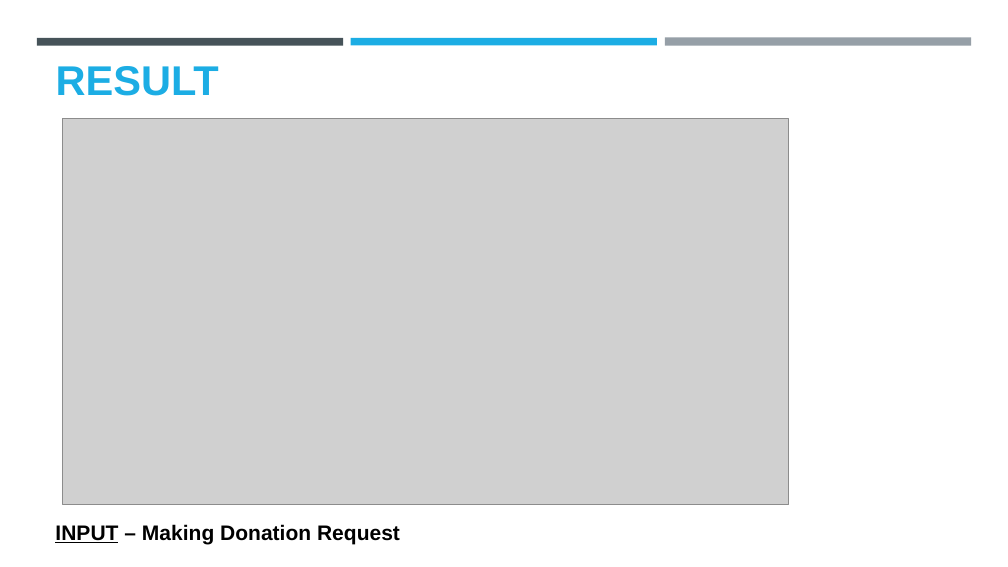
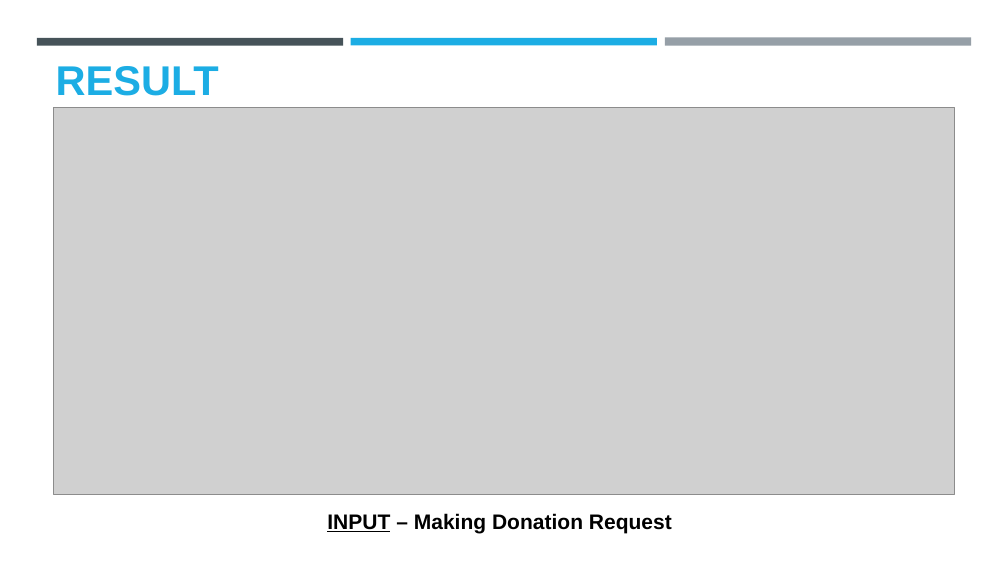
Before and after one commit to meetukhurana07-bot/MediMatch_, a slide deck: slide 12 of Manmeet Kaur - MediMatch.pptx. Drawn at 1008x567 pixels with LibreOffice and Linux fonts; fonts in the diff are those of the drawing; grey boxes stand for pictures; background and template pictures are left out. Boxes give left, top, right and bottom in pixels: in the first picture for what was removed or moved away, otherwise in the second. Text is boxed around its words. In the diff, an @@ line names an element or a change of style, - is before the commit and + after.

```diff
--- a/Manmeet Kaur - MediMatch.pptx
+++ b/Manmeet Kaur - MediMatch.pptx
@@ picture: place and size @@
-picture at bbox=[63, 119, 789, 505]
+picture at bbox=[53, 107, 954, 494]
@@ text "INPUT – Making Donation Request": place and size @@
-text "INPUT – Making Donation Request" at bbox=[55, 524, 400, 544]
+text "INPUT – Making Donation Request" at bbox=[327, 513, 672, 533]
```
Also in this commit, not shown: 3 other slides changed.
